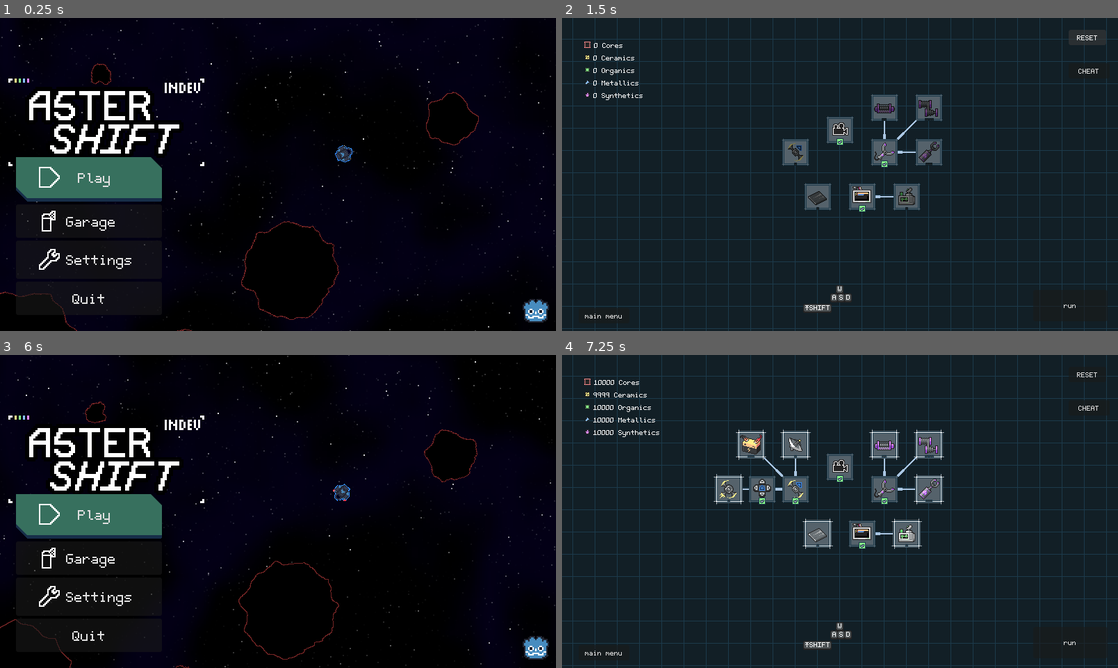
Above: before the commit, frames 1-4 (two rows, left to right).
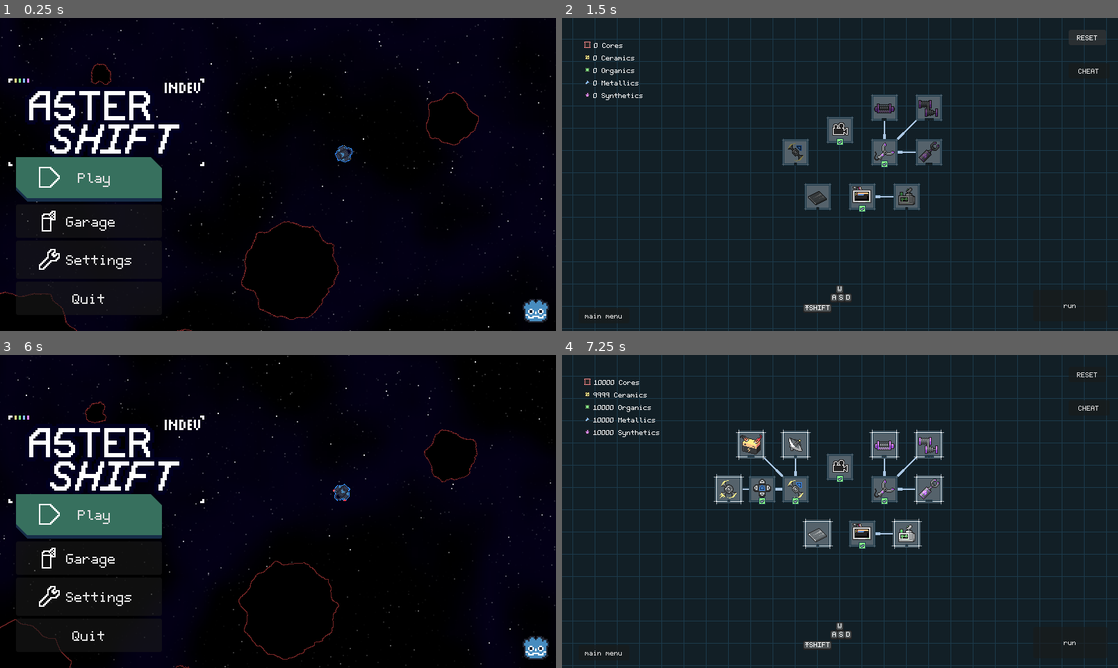
Above: after the commit, the same moments.

Repository: A5TR0spud/asterdrift_redshift
Game: Godot game, scene res://Scenes/Menus/main_menu.tscn
Two runs of this game, one before a commit and one after it. Both use one fixed random seed, a clock stepped at 60 frames per second and the inputs below.
Inputs (mouse positions are in pixels of both pictures, inside the frame that each line leads up to):
- Up to frame 1 (0.25 s): no input
- Up to frame 2 (1.5 s): click "Play" at 0.5 s; click "RESET" at 1.25 s
- Up to frame 3 (6 s): click "run" at 2 s; click "terminate run" at 2.75 s; click "Return To Hangar" at 3.5 s; click "CHEAT" at 4.25 s; click (233, 489) at 5.02 s; click "main menu" at 5.75 s
- Up to frame 4 (7.25 s): click "Play" at 6.5 s

The runs differ from the first frame. In frame 1, 3.0% of the frame differs, in the area x 4-33%, y 22-45%; in frame 2, nothing differs; in frame 3, 3.0%; in frame 4, nothing differs.

Commit message:
Prioritize Resources, Fix Juniper Beam, Title

Diff:
--- a/Scenes/Hangar/UpgradeIcon/upgrade.gd
+++ b/Scenes/Hangar/UpgradeIcon/upgrade.gd
@@ -87,6 +87,8 @@
 @export var HIDE : bool = false
 ## If true, upgrade will always be bought automatically and for free. Also hides the level counter in the tooltip.
 @export var PRE_BOUGHT : bool = false
+## If pre-bought, starts enabled.
+@export var START_ENABLED: bool = true
 ## What it costs to buy this upgrade.
 @export_custom(PROPERTY_HINT_RESOURCE_TYPE, "Materials") var Cost: Materials:
 	get:
@@ -159,14 +161,17 @@
 				RequirementT.text += ", "
 			i += 1
 
-func ChildIsNotified(propogation : int):
+func ChildIsNotified(propogation: int):
 	if CurrentLevel > 0 || PARENT_UPGRADE.CurrentLevel > 0:
 		propogation = 0
 	else:
 		propogation += 1
 	emit_signal("notify_children", propogation)
 	if PRE_BOUGHT:
+		var before: bool = UpgradesManager.Load(INTERNAL_NAME, false) > 0
 		_try_buy()
+		if !before:
+			SetEnabled(START_ENABLED, true, false)
 	ReloadVisible()
 	if !Engine.is_editor_hint():
 		hide()
@@ -242,6 +247,7 @@
 		MaterialsManager.Mats.Components -= Cost.Components
 	if PRE_BOUGHT:
 		CurrentLevel = MAX_LEVEL
+
 	else:
 		CurrentLevel += 1
 
@@ -291,7 +297,7 @@
 	else:
 		toggle()
 
-func SetEnabled(enabled: bool, triggerIncludes: bool = true) -> void:
+func SetEnabled(enabled: bool, triggerIncludes: bool = true, propogate: bool = true) -> void:
 	if CurrentLevel != MAX_LEVEL:
 		return
 	UpgradesManager.Save(INTERNAL_NAME, MAX_LEVEL, enabled)
@@ -314,7 +320,8 @@
 			dependent.SetEnabled(false, false)
 		for inverse_dependent: Upgrade in INVERSE_DEPENDENT_UPGRADES:
 			inverse_dependent.SetEnabled(true, false)
-	emit_signal("upgrade_successfully_bought", CurrentLevel if enabled else 0)
+	if propogate:
+		emit_signal("upgrade_successfully_bought", CurrentLevel if enabled else 0)
 
 func toggle() -> void:
 	if CurrentLevel != MAX_LEVEL:
--- a/Scenes/Hangar/hangar.tscn
+++ b/Scenes/Hangar/hangar.tscn
@@ -73,10 +73,13 @@
 [ext_resource type="Texture2D" uid="uid://c6ndxo4borumr" path="res://Assets/Hangar/Upgrades/Recycler.png" id="58_dxmc4"]
 [ext_resource type="Texture2D" uid="uid://bysegj7pu72rm" path="res://Assets/Hangar/Upgrades/StatusMonitor.png" id="59_4b4q2"]
 [ext_resource type="Texture2D" uid="uid://kv5qlp478v4p" path="res://Assets/Hangar/Upgrades/Upcycler.png" id="59_vay1v"]
+[ext_resource type="Texture2D" uid="uid://bx3bvxtnceipi" path="res://Assets/Hangar/Upgrades/TargetPriorityFirst.png" id="59_vcc1g"]
 [ext_resource type="Texture2D" uid="uid://8j0iubm5lynj" path="res://Assets/Hangar/Upgrades/ResourceChangelog.png" id="60_4i2hb"]
 [ext_resource type="Texture2D" uid="uid://djx5k7qt0x2rs" path="res://Assets/Hangar/Upgrades/Dynamo.png" id="60_l6rli"]
+[ext_resource type="Texture2D" uid="uid://kv7174bd1s2" path="res://Assets/Hangar/Upgrades/TargetPriorityLast.png" id="60_ps1a3"]
 [ext_resource type="Texture2D" uid="uid://bx02d6tpqgpqc" path="res://Assets/Hangar/Upgrades/Tesla.png" id="60_tyfau"]
 [ext_resource type="Texture2D" uid="uid://drd4f73hvwudq" path="res://Assets/Hangar/Upgrades/ResourceMonitor.png" id="61_1lmmb"]
+[ext_resource type="Texture2D" uid="uid://ddj5s2ecivi1d" path="res://Assets/Hangar/Upgrades/ResourcePriority.png" id="61_iog5w"]
 [ext_resource type="Texture2D" uid="uid://dv68arsrmso82" path="res://Assets/Hangar/Upgrades/Kiln.png" id="70_3jmie"]
 [ext_resource type="Texture2D" uid="uid://bv450k00ppwgd" path="res://Assets/Hangar/Upgrades/Anvil.png" id="71_o21ao"]
 [ext_resource type="Texture2D" uid="uid://y7v7rhgcoxgc" path="res://Assets/Hangar/Upgrades/Demeter.png" id="72_q3grg"]
@@ -504,6 +507,33 @@
 Components = 0
 
 [sub_resource type="Resource" id="Resource_irfwe"]
+resource_local_to_scene = true
+script = ExtResource("4_fiej8")
+Metals = 0
+Ceramics = 0
+Synthetics = 0
+Organics = 0
+Components = 0
+
+[sub_resource type="Resource" id="Resource_r1s7n"]
+resource_local_to_scene = true
+script = ExtResource("4_fiej8")
+Metals = 0
+Ceramics = 0
+Synthetics = 0
+Organics = 0
+Components = 0
+
+[sub_resource type="Resource" id="Resource_e0vr8"]
+resource_local_to_scene = true
+script = ExtResource("4_fiej8")
+Metals = 0
+Ceramics = 0
+Synthetics = 0
+Organics = 0
+Components = 0
+
+[sub_resource type="Resource" id="Resource_54sj4"]
 resource_local_to_scene = true
 script = ExtResource("4_fiej8")
 Metals = 0
@@ -1091,9 +1121,9 @@
 
 [node name="TrophyEnergy" parent="Camera2D/TechTree/TopLeft/Power" node_paths=PackedStringArray("PARENT_UPGRADE") instance=ExtResource("4_r883k")]
 position = Vector2(-128, -160)
-NAME = "TrophyEnergy"
-DESCRIPTION = "+30 energy.
-Requirement: Spend 90 seconds in a single run,"
+NAME = "Sodium-Ion"
+DESCRIPTION = "Halves energy drain from time.
+Requirement: Spend 90 seconds in a single run."
 INTERNAL_NAME = "TrophyEnergy"
 PARENT_UPGRADE = NodePath("../ShipBattery")
 HIDE = true
@@ -1454,7 +1484,7 @@
 Cost = SubResource("Resource_tp4ul")
 
 [node name="FocusFire" parent="Camera2D/TechTree/BottomLeft/Laser" node_paths=PackedStringArray("PARENT_UPGRADE", "INCLUDE_UPGRADES") instance=ExtResource("4_r883k")]
-position = Vector2(-160, 272)
+position = Vector2(-176, 48)
 NAME = "Focus Fire"
 DESCRIPTION = "When manually controlling the laser, if
 the laser connects with something, then
@@ -1471,6 +1501,49 @@
 PRE_BOUGHT = true
 Cost = SubResource("Resource_irfwe")
 
+[node name="PriorityFirst" parent="Camera2D/TechTree/BottomLeft/Laser" instance=ExtResource("4_r883k")]
+position = Vector2(-128, 368)
+NAME = "Artemis Priority: First"
+DESCRIPTION = "Targets the first object that entered
+range, until it's invalid, then targets the
+second object."
+INTERNAL_NAME = "PriorityFirst"
+SPRITE = ExtResource("59_vcc1g")
+SHOW_PARENT_LINE = false
+HIDE_WITHOUT_PARENT = true
+HIDE = true
+PRE_BOUGHT = true
+Cost = SubResource("Resource_r1s7n")
+
+[node name="PriorityLast" parent="Camera2D/TechTree/BottomLeft/Laser" instance=ExtResource("4_r883k")]
+position = Vector2(-160, 336)
+NAME = "Artemis Priority: Last"
+DESCRIPTION = "Targets the object that most recently
+entered range, until it's invalid, then
+targets the next most recent object."
+INTERNAL_NAME = "PriorityLast"
+SPRITE = ExtResource("60_ps1a3")
+SHOW_PARENT_LINE = false
+HIDE_WITHOUT_PARENT = true
+HIDE = true
+PRE_BOUGHT = true
+Cost = SubResource("Resource_e0vr8")
+
+[node name="PriorityResource" parent="Camera2D/TechTree/BottomLeft/Laser" node_paths=PackedStringArray("PARENT_UPGRADE", "REQUIRED_UPGRADES") instance=ExtResource("4_r883k")]
+position = Vector2(-272, 48)
+NAME = "Prioritize Resources"
+DESCRIPTION = "If there's a resource in range, then the
+laser will target that."
+INTERNAL_NAME = "PriorityResource"
+SPRITE = ExtResource("61_iog5w")
+PARENT_UPGRADE = NodePath("../../../TopRight/TractorNeedle")
+SHOW_PARENT_LINE = false
+REQUIRED_UPGRADES = [NodePath("../AutoPhoton")]
+HIDE_WITHOUT_PARENT = true
+PRE_BOUGHT = true
+START_ENABLED = false
+Cost = SubResource("Resource_54sj4")
+
 [node name="Shield" type="Node2D" parent="Camera2D/TechTree/BottomLeft"]
 
 [node name="EnergyShield" parent="Camera2D/TechTree/BottomLeft/Shield" node_paths=PackedStringArray("PARENT_UPGRADE") instance=ExtResource("4_r883k")]
--- a/Scenes/Player/Player.tscn
+++ b/Scenes/Player/Player.tscn
@@ -255,7 +255,7 @@
 texture = ExtResource("12_m2iy2")
 
 [node name="Blinkers" type="Sprite2D" parent="ShipVisuals"]
-self_modulate = Color(0, 0, 0, 1)
+self_modulate = Color(1, 0, 0, 1)
 z_index = 6
 texture = ExtResource("9_mirtk")
 script = ExtResource("4_tpib4")
--- a/Scenes/Player/needle_laser_manager.gd
+++ b/Scenes/Player/needle_laser_manager.gd
@@ -179,47 +179,64 @@
 		_artemisTarget = null
 
 	if AUTO_LASER && !APOLLO:
+		var priRes: bool = UpgradesManager.LoadIsEnabled("PriorityResource")
+		var targetOnlyRes: bool = false
 		for col in Entities:
 			if !is_instance_valid(col):
 				Entities.erase(col)
+				continue
+			if priRes && col.isResource && _isLaserTargetable(col):
+				targetOnlyRes = true
 		for col: Entity in Entities:
 			if !_isLaserTargetable(col):
 				continue
 
-			if _closestEntity == null:
-				_closestEntity = col
-			if _farthestEntity == null:
-				_farthestEntity = col
-			if _fastestEntity == null:
-				_fastestEntity = col
-			if _slowestEntity == null:
-				_slowestEntity = col
-			if _arbitraryEntity == null:
-				_arbitraryEntity = col
-			#close
+			#near
 			var test1: float = col.global_position.distance_to(global_position) - col.Radius
-			var test2: float = _closestEntity.global_position.distance_to(global_position) - _closestEntity.Radius
-			if test1 < test2:
-				_closestEntity = col
+			var test2: float = -1
+			if _closestEntity != null:
+				test2 = _closestEntity.global_position.distance_to(global_position) - _closestEntity.Radius
+			if test1 < test2 || _closestEntity == null:
+				if targetOnlyRes:
+					if col.isResource:
+						_closestEntity = col
+						_closestThreat = col
+				else:
+					_closestEntity = col
+					if col.DangerousCollision:
+						_closestThreat = col
 				if col.isResource:
 					_closestCollectable = col
-				if col.DangerousCollision:
-					_closestThreat = col
 			#far
-			test2 = _farthestEntity.global_position.distance_to(global_position) - _closestEntity.Radius
-			if test1 > test2:
-				_farthestEntity = col
+			if _farthestEntity != null:
+				test2 = _farthestEntity.global_position.distance_to(global_position)
+			if test1 > test2 || _farthestEntity == null:
+				if targetOnlyRes:
+					if col.isResource:
+						_farthestEntity = col
+				else:
+					_farthestEntity = col
 				if col.isResource:
 					_farthestCollectable = col
 			#fast
 			test1 = col.linear_velocity.length()
-			test2 = _fastestEntity.linear_velocity.length()
-			if test1 > test2:
-				_fastestEntity = col
+			if _fastestEntity != null:
+				test2 = _fastestEntity.linear_velocity.length()
+			if test1 > test2 || _fastestEntity == null:
+				if targetOnlyRes:
+					if col.isResource:
+						_fastestEntity = col
+				else:
+					_fastestEntity = col
 			#slow
-			test2 = _slowestEntity.linear_velocity.length()
-			if test1 < test2:
-				_slowestEntity = col
+			if _slowestEntity != null:
+				test2 = _slowestEntity.linear_velocity.length()
+			if test1 < test2 || _slowestEntity == null:
+				if targetOnlyRes:
+					if col.isResource:
+						_slowestEntity = col
+				else:
+					_slowestEntity = col
 		if _closestCollectable == null:
 			_closestCollectable = _closestEntity
 		if _farthestCollectable == null:
@@ -338,9 +355,10 @@
 		if UpgradesManager.Load("BetterTractorNeedle") > 0:
 			extraPower *= 2
 			var antiOrbit: Vector2 = Instance.Player.linear_velocity - target.linear_velocity
-			var coe: float = absf((-laser_direction + Instance.Player.linear_velocity).dot(target.linear_velocity + Instance.Player.linear_velocity))
-			antiOrbit = antiOrbit.normalized()
-			kbDir = kbDir * (coe) - antiOrbit * (1.0 - coe) * 2.0
+			if antiOrbit.length_squared() > 0.1:
+				var coe: float = absf((-laser_direction + Instance.Player.linear_velocity).dot(target.linear_velocity + Instance.Player.linear_velocity))
+				antiOrbit = antiOrbit.normalized()
+				kbDir = kbDir * (coe) - antiOrbit * (1.0 - coe) * 2.0
 		target.apply_force(potency * extraPower * Instance.FORCE * kbDir.normalized() * 0.08 * Instance.KNOCKBACK_COEF, global_pos - target.global_position)
 	if target is Mineable && Instance.MINING_COEF > 0:
 		target.Mine(global_pos + normal * 4, potency * Instance.MINING_COEF * delta)
--- a/Statics/UpgradesManager.gd
+++ b/Statics/UpgradesManager.gd
@@ -45,4 +45,4 @@
 
 static func LoadIsEnabled(internalName : String) -> bool:
 	Load(internalName, false)
-	return _data.get(internalName + "_enabled", true)
+	return _data.get(internalName + "_enabled", false)
--- a/project.godot
+++ b/project.godot
@@ -13,6 +13,9 @@
 config/name="Astershift"
 run/main_scene="res://Scenes/Menus/main_menu.tscn"
 config/features=PackedStringArray("4.3", "Forward Plus")
+boot_splash/bg_color=Color(0.00392157, 0, 0.121569, 1)
+boot_splash/image="res://Assets/Splash.png"
+boot_splash/fullsize=false
 boot_splash/use_filter=false
 config/icon="res://Icon.png"
 
Binary file changed: Assets/Hangar/Upgrades/FocusFire.png
Binary file added: Assets/Hangar/Upgrades/ResourcePriority.png
Not shown, added: Assets/Hangar/Upgrades/ResourcePriority.png.import
Binary file added: Assets/Hangar/Upgrades/TargetPriorityFirst.png
Not shown, added: Assets/Hangar/Upgrades/TargetPriorityFirst.png.import
Binary file added: Assets/Hangar/Upgrades/TargetPriorityLast.png
Not shown, added: Assets/Hangar/Upgrades/TargetPriorityLast.png.import
Binary file changed: Assets/Icon.png
Binary file added: Assets/Splash.png
Not shown, added: Assets/Splash.png.import
Not shown: 1 places in Scenes/Hangar/hangar.tscn that only renumber resources
Not shown, changed: CHANGELOG.md
